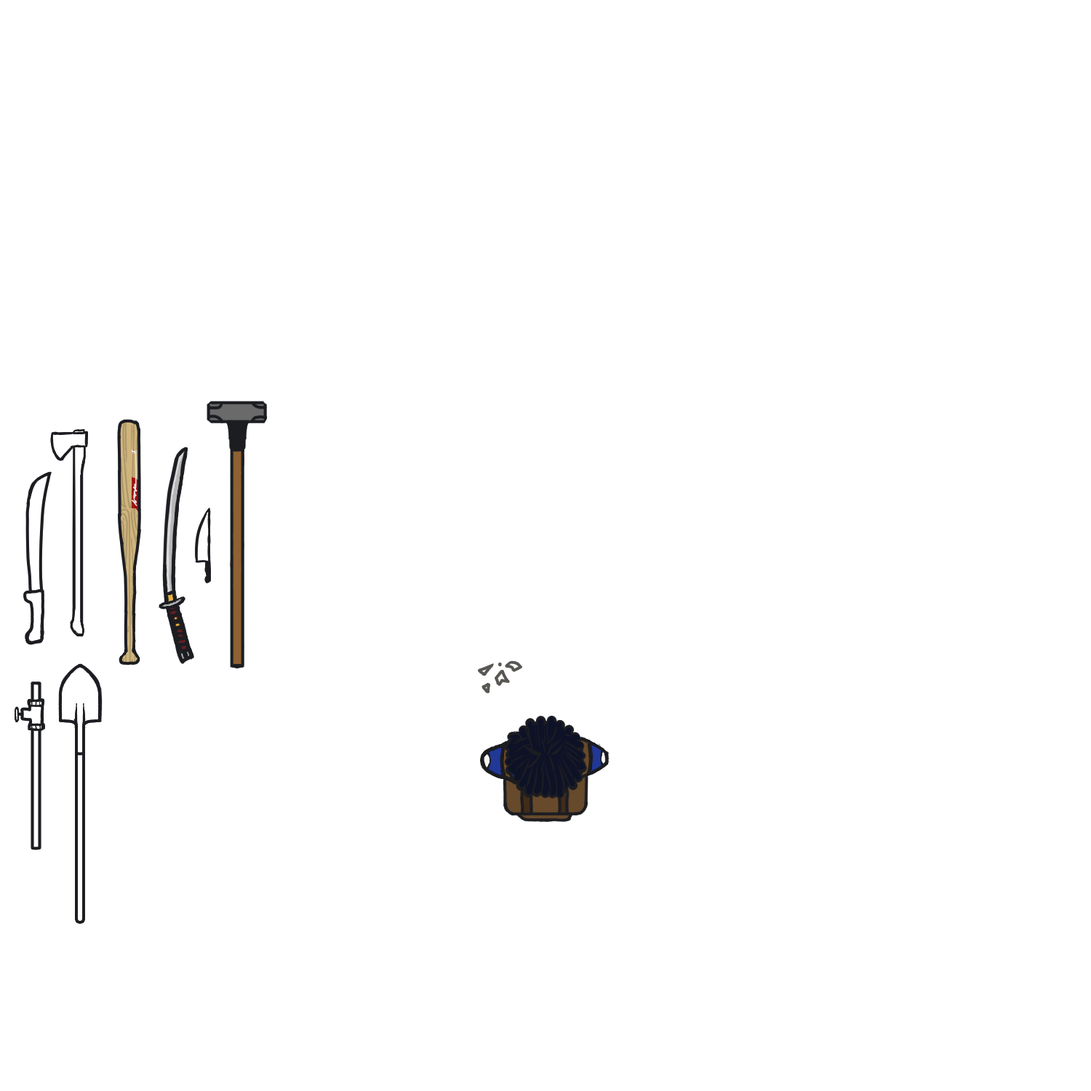
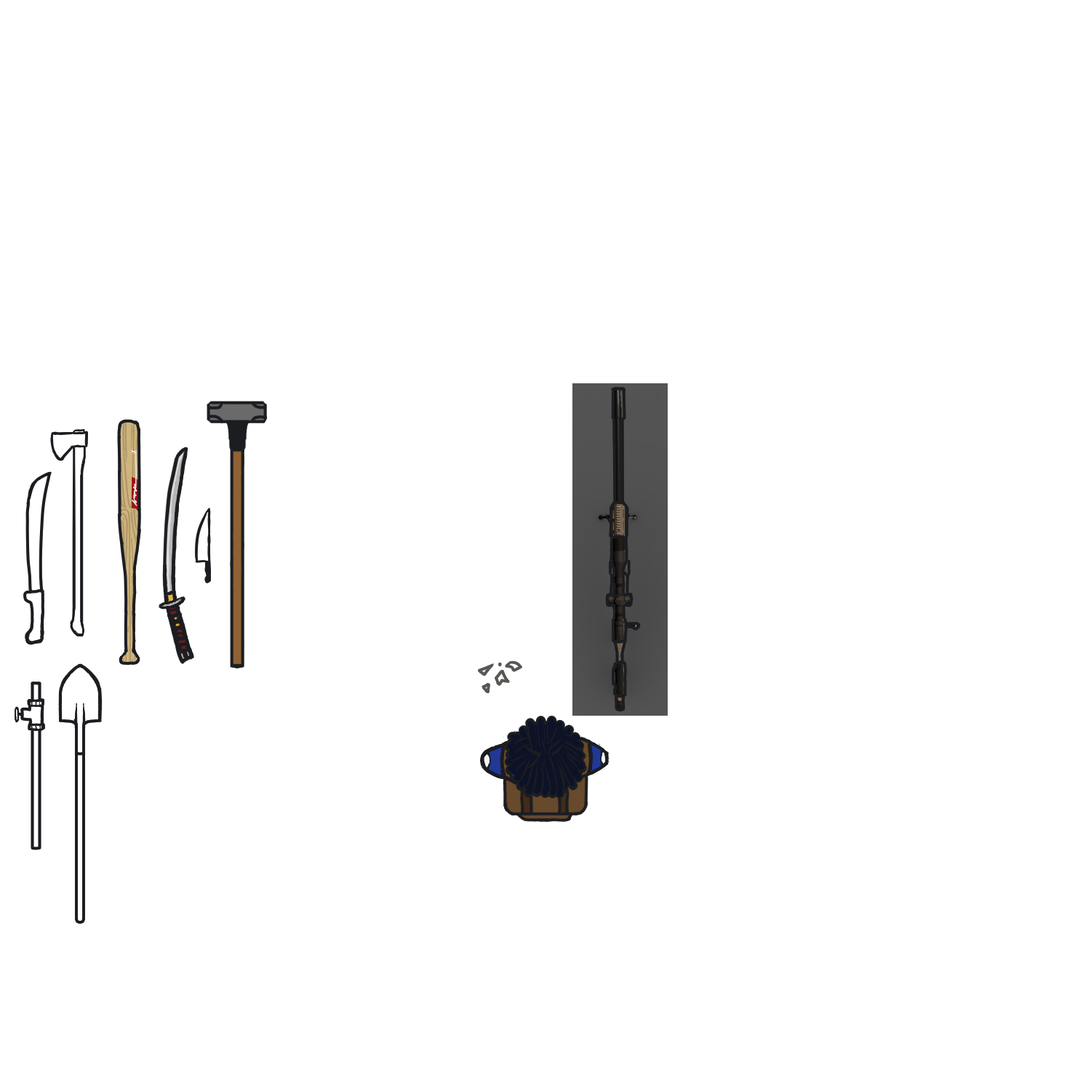
Comparing the layer stacks of the two 1091×1091 images. Changes:
painted on "Pipe" over [572, 383, 668, 717]
added layer "Sniper" in group "Items" over [572, 383, 652, 717]
added layer "Paint Layer 18 (pasted)" in group "Items" over [572, 383, 668, 717]
